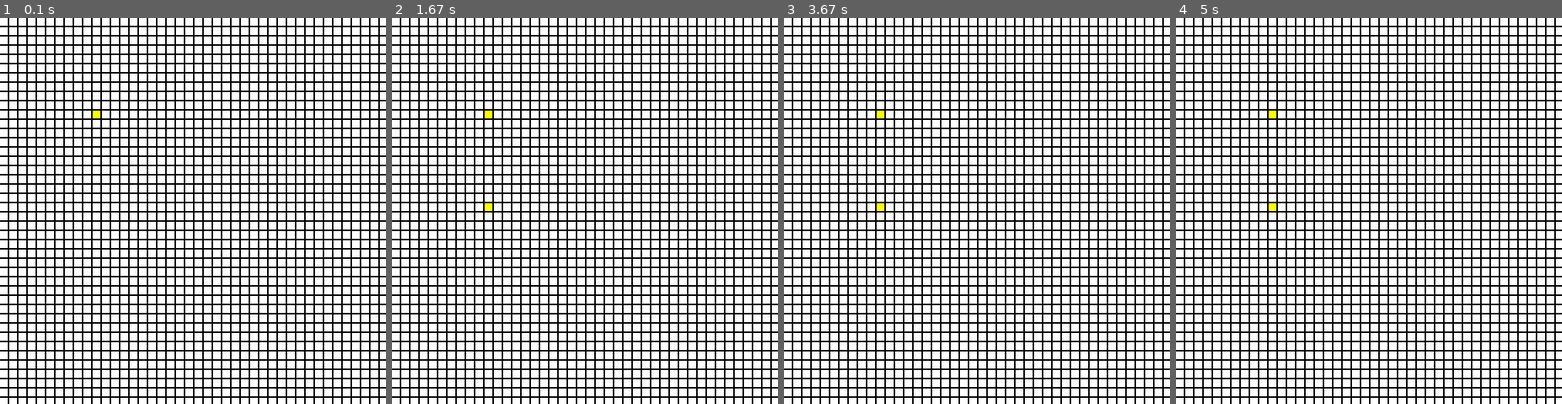
Above: before the commit, frames 1-4 (left to right).
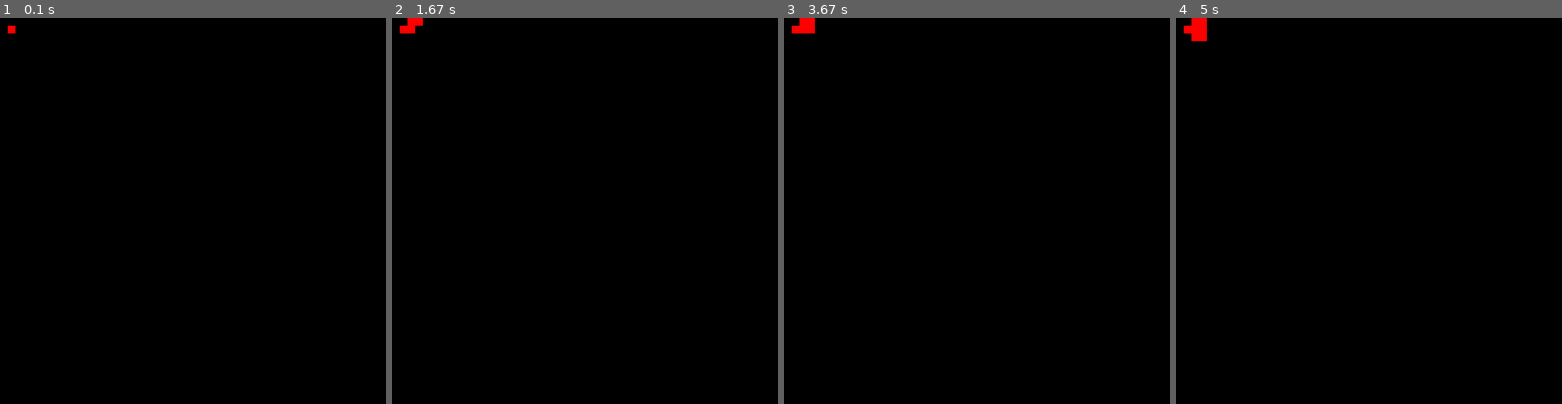
Above: after the commit, the same moments.

Repository: Kristian-Roopnarine/Snake-PyGame
Game: pygame game, started from snake.py
Two runs of this game, one before a commit and one after it. Both use one fixed random seed, a clock stepped at 60 frames per second and the inputs below.
Inputs:
- Up to frame 1 (0.1 s): no input
- Up to frame 2 (1.67 s): hold Right 0.33-0.8 s; hold Up 0.83-1.13 s; hold Right 1.17-1.63 s
- Up to frame 3 (3.67 s): hold Left 1.67-2.2 s; hold Down 2.23-2.53 s; hold Right from 3.4 s (still down)
- Up to frame 4 (5 s): release Right at 4.03 s; hold Down 4.07-4.43 s; hold Left 4.47-4.93 s

The runs differ from the first frame. In frame 1, 70% of the frame differs, in the area x 0-100%, y 0-100%; in frame 2, 70%; in frame 3, 70%; in frame 4, 70%.

Commit message:
Learned how to move the snake head.

Diff:
--- a/snake.py
+++ b/snake.py
@@ -7,37 +7,39 @@
 screen = pygame.display.set_mode((width,height))
 
 block_size = 10
-color = (255,255,255)
-head_color = (255,255,0)
+backgroundcolor = (0,0,0)
+head_color = (255,0,0)
 running = True
 
-for y in range(height):
-    for x in range(width):
-        rect = pygame.Rect(y * (block_size + 2), x * (block_size + 2), block_size,block_size)
-        pygame.draw.rect(screen,color,rect)
+for y in range(height//10 + 10):
+    for x in range(width//10 + 10):
+        rect = pygame.Rect(y * (block_size), x * (block_size), block_size,block_size)
+        pygame.draw.rect(screen,backgroundcolor,rect)
 
 snake = [10,10]
 x,y = snake
-rect = pygame.Rect(y * (block_size + 2), x * (block_size + 2), block_size,block_size)
-pygame.draw.rect(screen,head_color,rect)
+head = pygame.Rect(y ,x, block_size,block_size)
+pygame.draw.rect(screen,head_color,head)
 
 while running:
     for event in pygame.event.get():
         if event.type == pygame.KEYDOWN:
             if event.key == 273:
                 # move snake up one
-                x += block_size
-                rect = pygame.Rect(y * (block_size + 2), x * (block_size + 2), block_size,block_size)
-                pygame.draw.rect(screen,head_color,rect)
+                head = head.move(0,-block_size)
+                pygame.draw.rect(screen,head_color,head)
             elif event.key == 274:
-                pass
                 # move snake down one
+                head = head.move(0,block_size)
+                pygame.draw.rect(screen,head_color,head)
             elif event.key == 275:
-                pass
                 # move snake right one
+                head = head.move(block_size,0)
+                pygame.draw.rect(screen,head_color,head)
             elif event.key == 276:
-                pass
                 #move snake right one
+                head = head.move(-block_size,0)
+                pygame.draw.rect(screen,head_color,head)
         if event.type == pygame.QUIT:
             running = False
 
